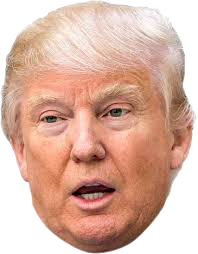
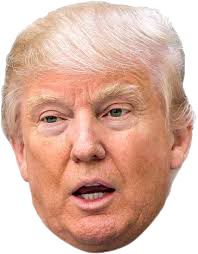
Before/after of a 198×254 layered artwork. What changed in the layer stack:
painted on "Layer 0" over [0, 0, 183, 254]
